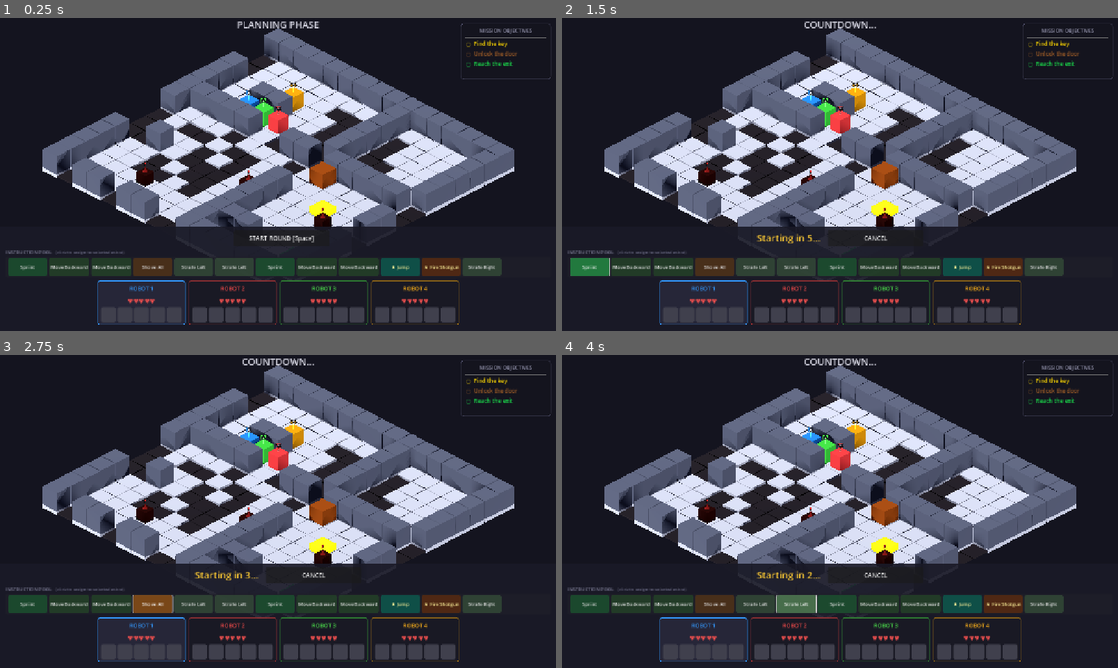
Above: before the commit, frames 1-4 (two rows, left to right).
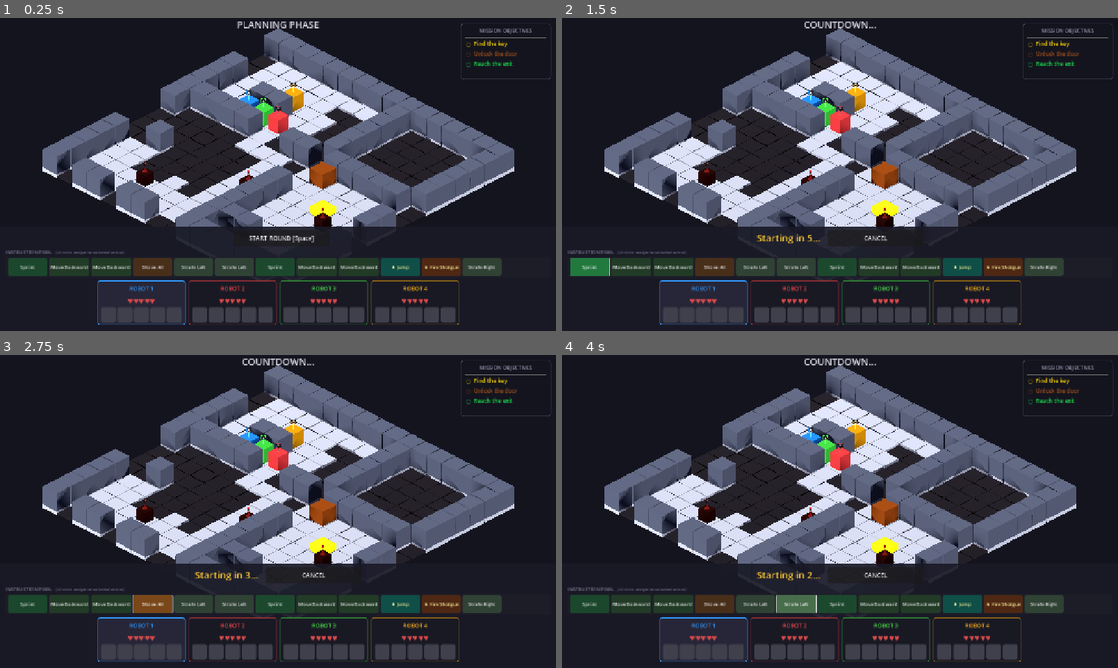
Above: after the commit, the same moments.

Repository: afaucher/goto
Game: Godot game, scene res://scenes/main.tscn
The game is run twice, just before and just after one commit, with the same random seed, the same clock (stepped at 60 frames per second) and the same inputs.
Inputs:
- Up to frame 1 (0.25 s): no input
- Up to frame 2 (1.5 s): click "START ROUND [Space]" at 0.5 s; click "Sprint" at 1.25 s
- Up to frame 3 (2.75 s): click "Shove All" at 2 s
- Up to frame 4 (4 s): click "Strafe Left" at 2.75 s; click "Strafe Left" at 3.5 s

The runs differ from the first frame. In frame 1, 2.8% of the frame differs, in the area x 26-84%, y 27-61%; in frame 2, 2.8%; in frame 3, 2.8%; in frame 4, 2.8%.

Commit message:
Level connectivity + objective colors + pool fix
- Flood-fill connectivity check ensures all walkable tiles reachable from spawn
- Unreachable tiles converted to gaps, walls blocking objectives get carved
- Mission objective colors now exactly match rendered tile materials
- Instruction pool: 3 per alive robot (min 12), initial pool shows on startup

Diff:
--- a/scripts/hud.gd
+++ b/scripts/hud.gd
@@ -130,7 +130,7 @@
 	_obj_door_label = Label.new()
 	_obj_door_label.text = "○  Unlock the door"
 	_obj_door_label.add_theme_font_size_override("font_size", 13)
-	_obj_door_label.add_theme_color_override("font_color", Color(0.6, 0.35, 0.15))
+	_obj_door_label.add_theme_color_override("font_color", Color(0.6, 0.3, 0.1))
 	obj_vbox.add_child(_obj_door_label)
 
 	_obj_exit_label = Label.new()
@@ -614,7 +614,7 @@
 		_obj_door_label.add_theme_color_override("font_color", Color(0.5, 0.5, 0.5))
 	else:
 		_obj_door_label.text = "○  Unlock the door"
-		_obj_door_label.add_theme_color_override("font_color", Color(0.6, 0.35, 0.15))
+		_obj_door_label.add_theme_color_override("font_color", Color(0.6, 0.3, 0.1))
 
 	# Exit objective
 	if _game_manager.current_state == GameManager.GameState.VICTORY:
--- a/scripts/level_generator.gd
+++ b/scripts/level_generator.gd
@@ -34,6 +34,7 @@
 	_place_objectives()
 	_place_robot_spawns()
 	_place_enemies()
+	_ensure_connectivity()
 
 
 func _init_grids() -> void:
@@ -248,3 +249,104 @@
 	if pos.x < 0 or pos.x >= width or pos.y < 0 or pos.y >= height:
 		return true  # Out of bounds = gap
 	return floor_grid[pos.y][pos.x] == FloorCell.GAP
+
+
+## Ensure all walkable tiles are reachable from robot spawns.
+## Uses flood fill from the first robot spawn. Unreachable walkable tiles
+## are converted to gaps. Walls blocking critical objectives get doorways.
+func _ensure_connectivity() -> void:
+	if robot_spawns.is_empty():
+		return
+
+	# Collect all critical positions that MUST be reachable
+	var critical_positions: Array[Vector2i] = []
+	critical_positions.append(exit_position)
+	for kp: Vector2i in key_positions:
+		critical_positions.append(kp)
+	for sp: Vector2i in robot_spawns:
+		critical_positions.append(sp)
+
+	# Flood fill from first robot spawn
+	var start: Vector2i = robot_spawns[0]
+	var visited: Dictionary = {}  # Vector2i -> bool
+	var queue: Array[Vector2i] = [start]
+	visited[start] = true
+
+	while not queue.is_empty():
+		var current: Vector2i = queue.pop_front()
+		var neighbors: Array[Vector2i] = [
+			Vector2i(current.x + 1, current.y),
+			Vector2i(current.x - 1, current.y),
+			Vector2i(current.x, current.y + 1),
+			Vector2i(current.x, current.y - 1),
+		]
+		for neighbor: Vector2i in neighbors:
+			if visited.has(neighbor):
+				continue
+			if neighbor.x < 0 or neighbor.x >= width:
+				continue
+			if neighbor.y < 0 or neighbor.y >= height:
+				continue
+			# Can walk on solid floor with no wall (or special tiles like exit/key/door)
+			if floor_grid[neighbor.y][neighbor.x] == FloorCell.GAP:
+				continue
+			if wall_grid[neighbor.y][neighbor.x] == WallCell.WALL:
+				continue
+			visited[neighbor] = true
+			queue.append(neighbor)
+
+	# Check if critical positions are reachable; if not, carve paths
+	for critical_pos: Vector2i in critical_positions:
+		if visited.has(critical_pos):
+			continue
+		# Carve a path from critical_pos toward the nearest visited tile
+		_carve_path_to_visited(critical_pos, visited)
+
+	# Convert unreachable walkable tiles to gaps
+	for y: int in range(height):
+		for x: int in range(width):
+			var pos := Vector2i(x, y)
+			if floor_grid[y][x] == FloorCell.SOLID and wall_grid[y][x] == WallCell.EMPTY:
+				if not visited.has(pos):
+					floor_grid[y][x] = FloorCell.GAP
+
+
+## Carve a straight-line path from an unreachable position toward visited tiles.
+func _carve_path_to_visited(from: Vector2i, visited: Dictionary) -> void:
+	# Find the nearest visited tile
+	var nearest: Vector2i = from
+	var nearest_dist: float = INF
+	for visited_pos: Vector2i in visited.keys():
+		var dist: float = (visited_pos - from).length()
+		if dist < nearest_dist:
+			nearest_dist = dist
+			nearest = visited_pos
+
+	# Walk from 'from' toward 'nearest', removing walls along the way
+	var current: Vector2i = from
+	var safety: int = 0
+	while current != nearest and safety < 100:
+		safety += 1
+		# Move one step toward target
+		var dx: int = signi(nearest.x - current.x)
+		var dy: int = signi(nearest.y - current.y)
+		# Prefer the axis with the larger distance
+		if absi(nearest.x - current.x) >= absi(nearest.y - current.y):
+			current.x += dx
+		else:
+			current.y += dy
+
+		# Ensure in bounds
+		if current.x < 1 or current.x >= width - 1:
+			continue
+		if current.y < 1 or current.y >= height - 1:
+			continue
+
+		# Clear wall if blocking
+		if wall_grid[current.y][current.x] == WallCell.WALL:
+			wall_grid[current.y][current.x] = WallCell.EMPTY
+		# Ensure solid floor
+		if floor_grid[current.y][current.x] == FloorCell.GAP:
+			floor_grid[current.y][current.x] = FloorCell.SOLID
+
+		visited[current] = true
